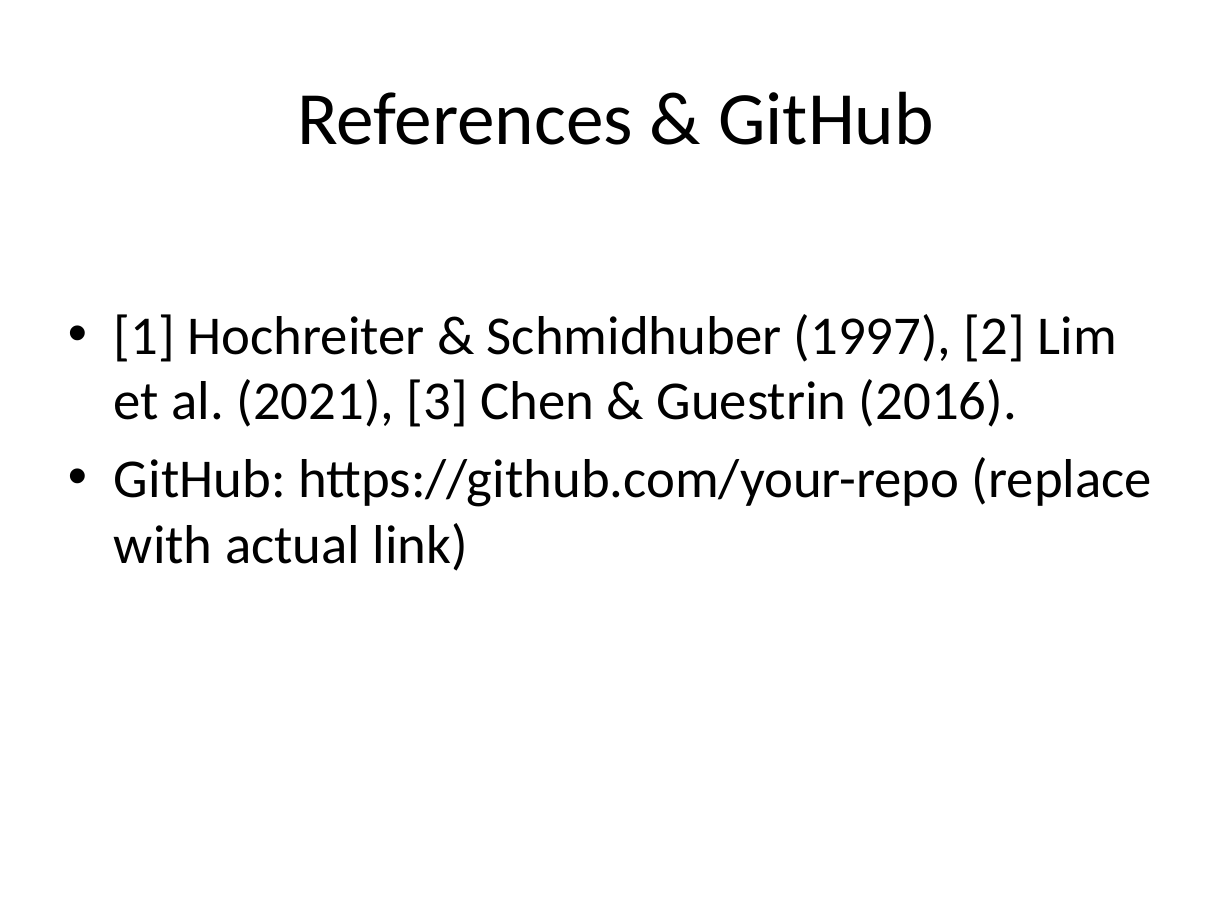
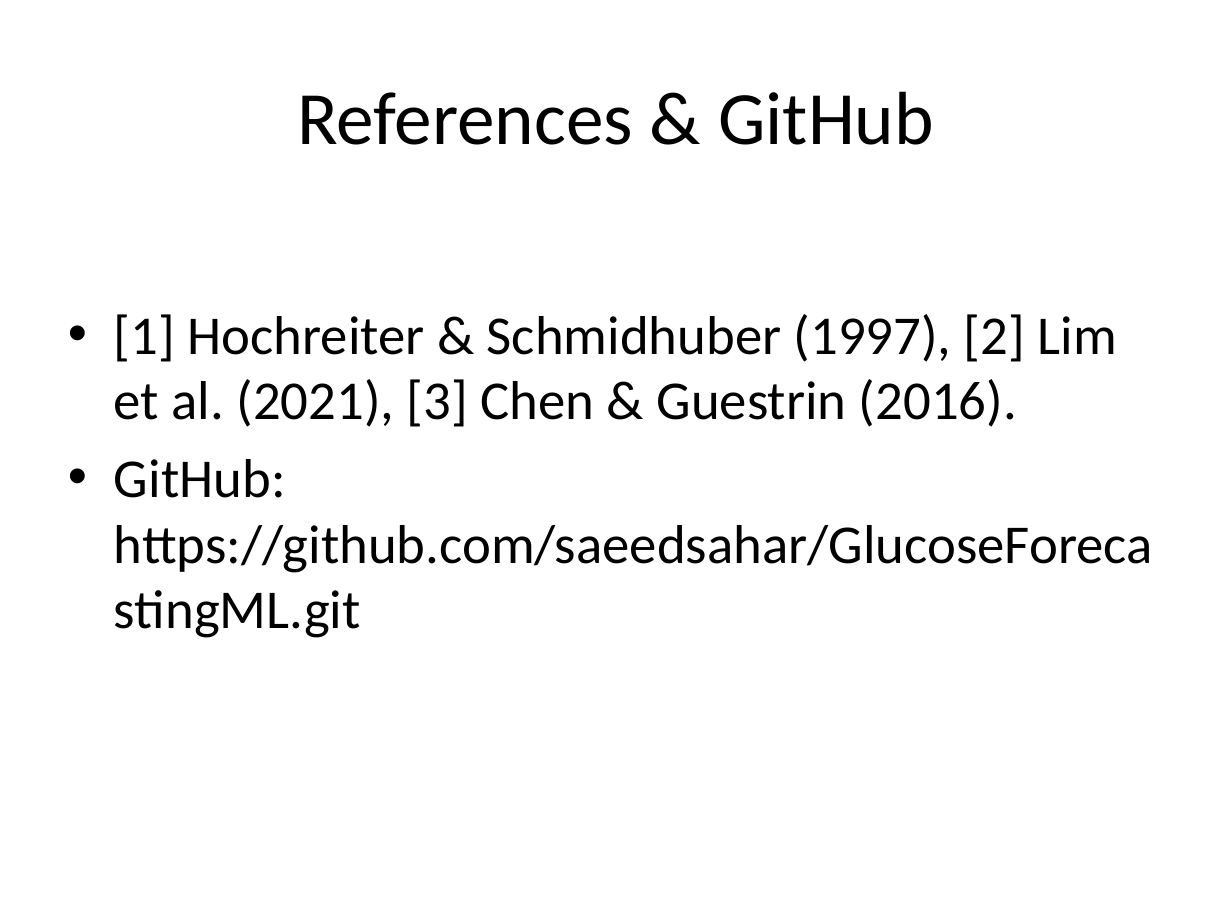
Before and after one commit to saeedsahar/GlucoseForecastingML, a slide deck: slide 16 of Glucose_Forcasting_Slides.pptx. Drawn at 1232x924 pixels with LibreOffice and Linux fonts; fonts in the diff are those of the drawing. Boxes give left, top, right and bottom in pixels: in the first picture for what was removed or moved away, otherwise in the second. Text is boxed around its words. In the diff, an @@ line names an element or a change of style, - is before the commit and + after.

```diff
--- a/Glucose_Forcasting_Slides.pptx
+++ b/Glucose_Forcasting_Slides.pptx
@@ text at [114,459,1153,638]: text changed @@
-• GitHub: https://github.com/your-repo (replace with actual link)
+• GitHub: https://github.com/saeedsahar/GlucoseForecastingML.git
```
Also in this commit, not shown: 1 other slide changed, 1 other file.
